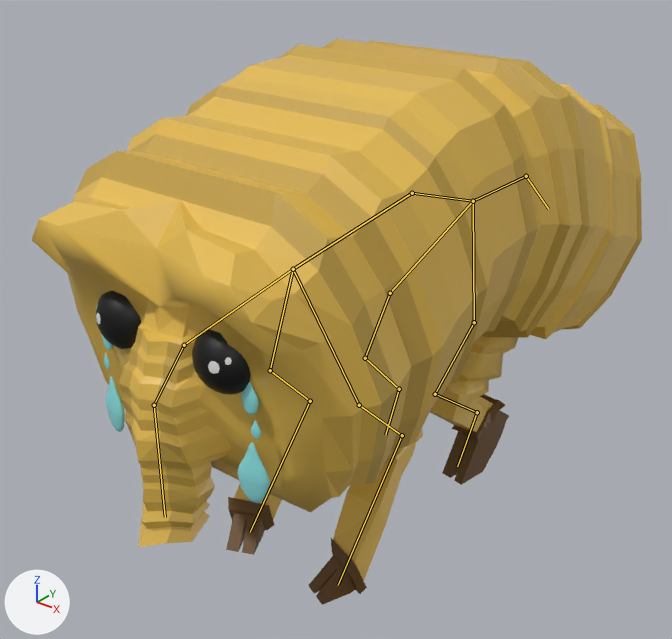
Before and after pictures for a commit that changed the Blender file Models/squonk.blend.
Camera for both pictures: a 50 mm lens placed at (6.89, -8.54, 4.7), pointed at (-0.45, 0.64, -0.99). Lighting does not change. The marker at lower left points along +X, +Y and +Z. The bones that bend it are drawn over the model as lines.
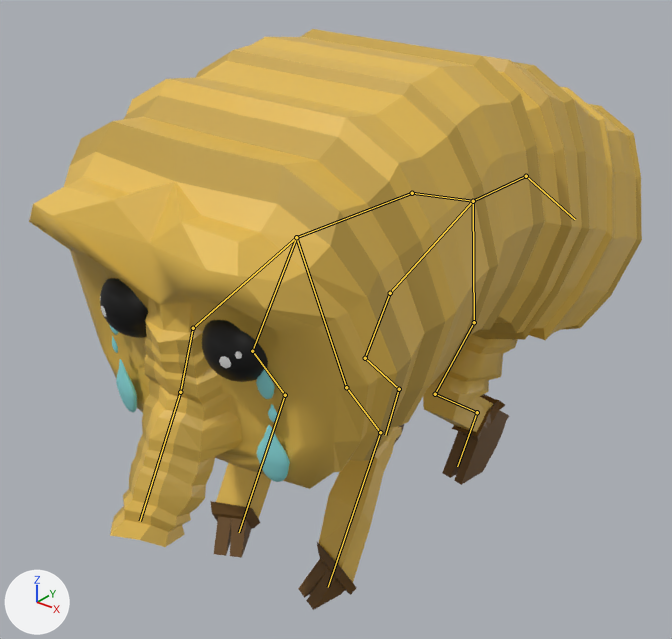
The newer file adds an action. The first version stands in its rest pose; the second is drawn at frame 10 of the action 'Idle'.

Pixel boxes [x1, y1, x2, y2] of what changed, in the pictures (672 x 639 px):
'Cube', posed
    before: [32, 39, 642, 605]
    after: [29, 29, 642, 610]
bone 'Bone', root to tip
    before: (412, 193) to (293, 269)
    after: (412, 193) to (296, 237)
bone 'Bone.012', root to tip
    before: (293, 269) to (184, 345)
    after: (296, 237) to (193, 328)
bone 'Bone.013', root to tip
    before: (184, 345) to (154, 405)
    after: (193, 328) to (180, 392)
bone 'Bone.014', root to tip
    before: (154, 405) to (165, 517)
    after: (180, 392) to (140, 521)
bone 'Bone.017', root to tip
    before: (402, 435) to (338, 585)
    after: (380, 432) to (328, 587)
bone 'Bone.003', root to tip
    before: (526, 176) to (548, 209)
    after: (526, 176) to (575, 219)

The change in detail:
Bone 'Bone' (bone_bone) turns from (0, 0, 0) to (-10, -2, -1) degrees about its own x, y and z.
Bone 'Bone.012' (bone_bone_012) turns from (0, 0, 0) to (16, 1, 0) degrees about its own x, y and z.
Bone 'Bone.013' (bone_bone_013) turns from (0, 0, 0) to (17, 2, 1) degrees about its own x, y and z.
Bone 'Bone.014' (bone_bone_014) turns from (0, 0, 0) to (-52, 0, 0) degrees about its own x, y and z.
Bone 'Bone.017' (bone_bone_017) turns from (0, 0, 0) to (19, 0, -2) degrees about its own x, y and z.
Bone 'Bone.003' (bone_bone_003) turns from (0, 0, 0) to (-7, 24, -32) degrees about its own x, y and z.
